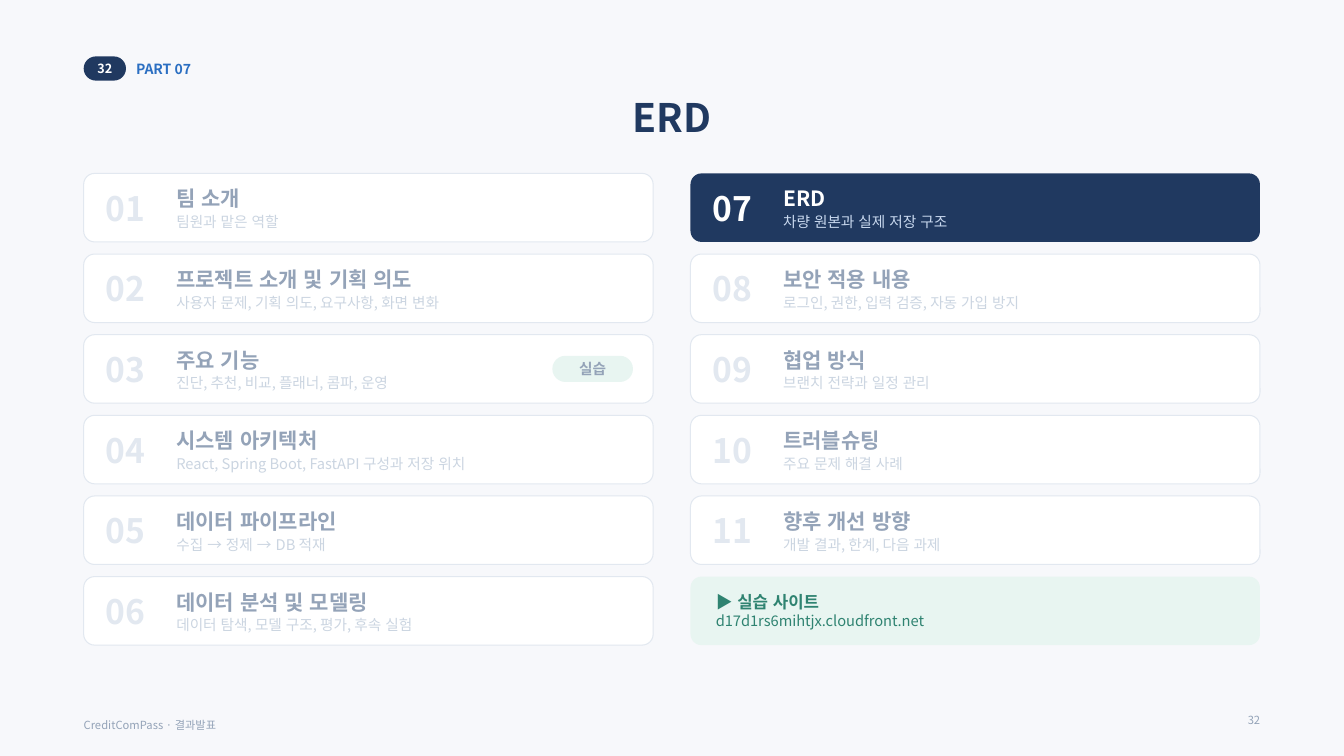
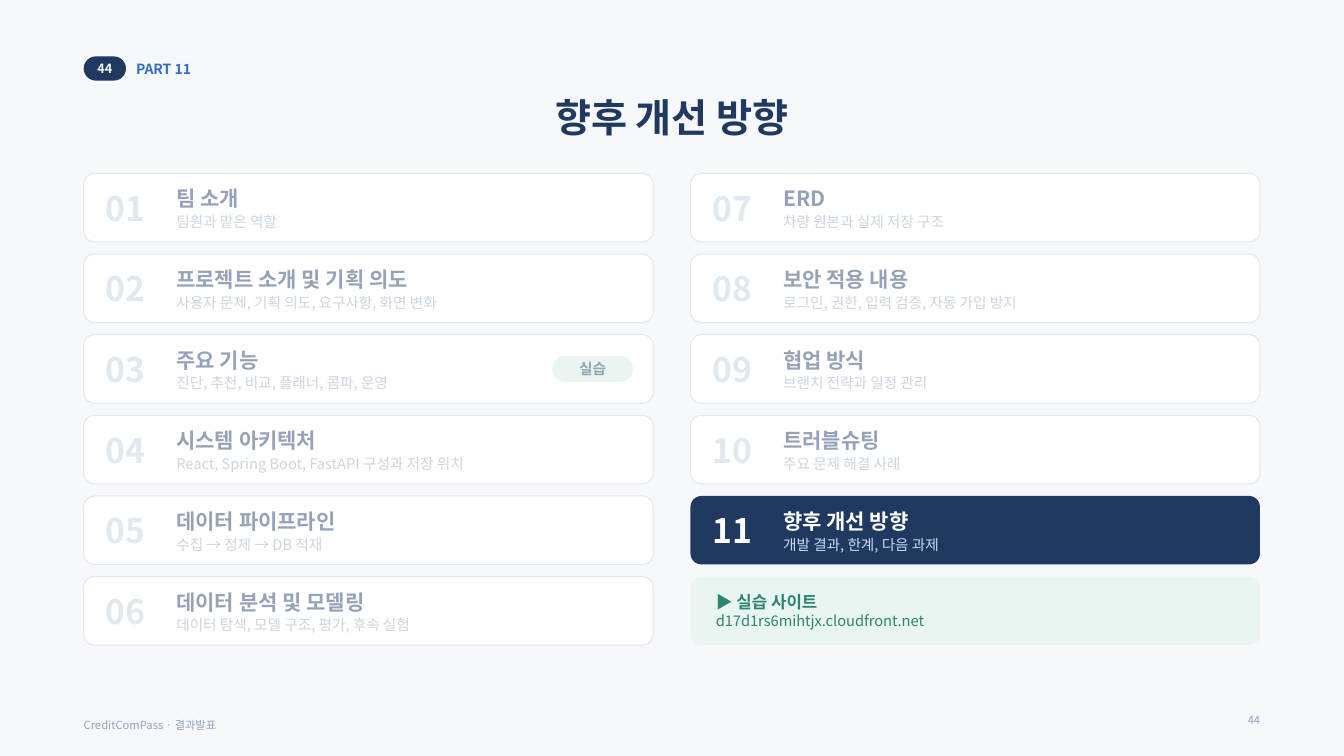
Before and after one commit to cubic9832/Final_Project, a slide deck: slide 44 of docs/발표자료.pptx (slide 32 before the commit). Drawn at 1344x756 pixels with LibreOffice and Linux fonts; fonts in the diff are those of the drawing. Boxes give left, top, right and bottom in pixels: in the first picture for what was removed or moved away, otherwise in the second. Text is boxed around its words. In the diff, an @@ line names an element or a change of style, - is before the commit and + after.

```diff
--- a/docs/발표자료.pptx
+++ b/docs/발표자료.pptx
@@ text in rounded rectangle at (x1=97, y1=63, x2=112, y2=73): text changed @@
-32
+44
@@ text at (x1=136, y1=63, x2=191, y2=74): text changed @@
-PART 07
+PART 11
@@ title at (x1=555, y1=99, x2=789, y2=136): text changed @@
-ERD
+향후 개선 방향
@@ rounded rectangle at (x1=691, y1=173, x2=1260, y2=242): fill #203960 to #FFFFFF; outline none to #E2E8F0 0.75 pt @@
@@ text removed at (x1=713, y1=195, x2=753, y2=222) @@
-07
@@ text "ERD" at (x1=783, y1=190, x2=825, y2=206): text colour #FFFFFF to #94A3B8 @@
@@ text "차량 원본과 실제 저장 구조" at (x1=783, y1=215, x2=944, y2=228): text colour #C9D9EF to #CBD5E1 @@
@@ rounded rectangle at (x1=691, y1=496, x2=1260, y2=565): fill #FFFFFF to #203960; outline #E2E8F0 0.75 pt to none @@
@@ text "향후 개선 방향" at (x1=783, y1=511, x2=909, y2=531): text colour #94A3B8 to #FFFFFF @@
@@ text added at (x1=713, y1=518, x2=753, y2=543), 24 pt, text #FFFFFF, bold @@
+11
@@ text "개발 결과, 한계, 다음 과제" at (x1=783, y1=538, x2=939, y2=553): text colour #CBD5E1 to #C9D9EF @@
@@ page number at (x1=1248, y1=716, x2=1260, y2=724): text changed @@
-32
+44
```
Also in this commit, not shown: 11 other slides changed, 13 slides added, 10 slides removed.
